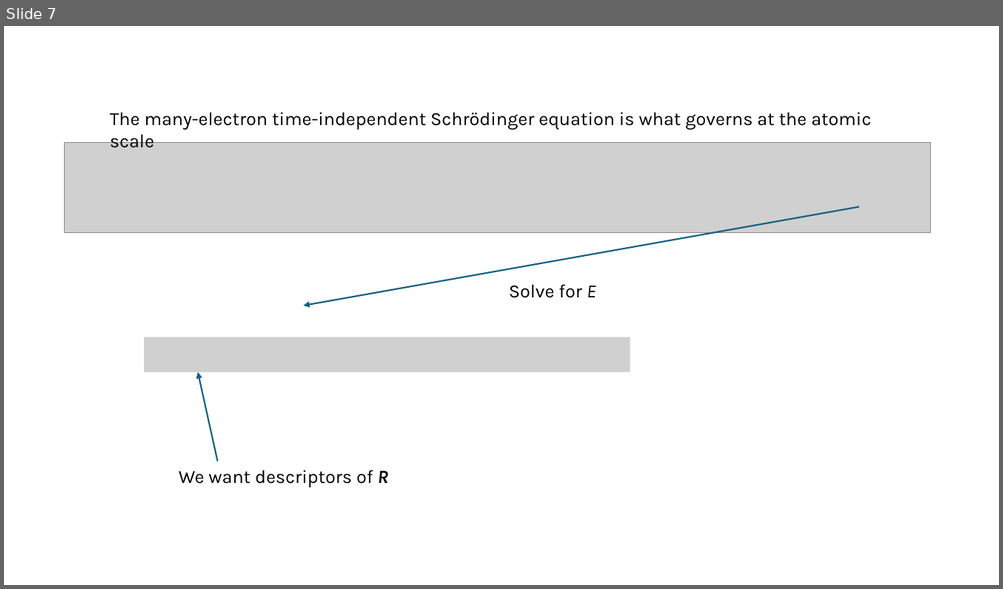
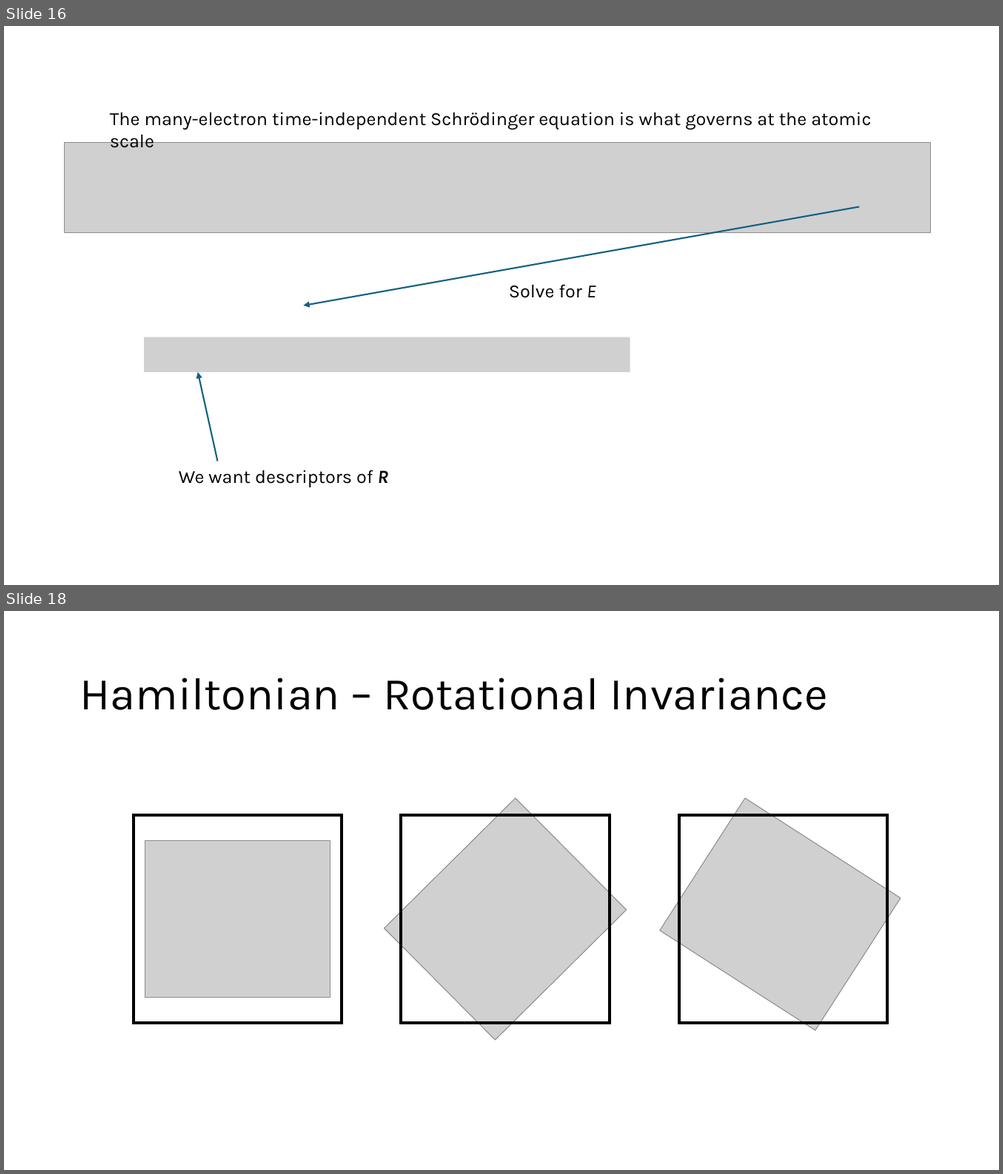
Before and after one commit to Mads-PeterVC/imlms, a slide deck: lessons/lesson_5/lecture_5.pptx. Shown one above the other, each under a label of ours: slide 7 before the commit, slides 16 and 18 after it; the slides between them are not shown. The pictures are 1003x589 and 1003x1174 pixels, drawn with LibreOffice and Linux fonts; fonts in the diff are those of the drawing; grey boxes stand for pictures. Boxes give left, top, right and bottom in pixels: in the first picture for what was removed or moved away, otherwise in the second. Text is boxed around its words. In the diff, an @@ line names an element or a change of style, - is before the commit and + after.

```diff
--- a/lessons/lesson_5/lecture_5.pptx
+++ b/lessons/lesson_5/lecture_5.pptx
@@ slide 18 added at box(4, 611, 999, 1170), background #FFFFFF @@
@@ title added at box(79, 678, 828, 710), 44 pt, text #000000 @@
+Hamiltonian – Rotational Invariance
@@ picture added at box(384, 798, 626, 1040) @@
@@ picture added at box(660, 798, 900, 1031) @@
@@ rectangle added at box(133, 815, 341, 1024), outline #000000 3 pt @@
@@ rectangle added at box(401, 815, 609, 1024), outline #000000 3 pt @@
@@ rectangle added at box(679, 815, 888, 1024), outline #000000 3 pt @@
@@ picture added at box(145, 841, 330, 998) @@
@@ what was slide 7 is now slide 16 @@
```
Also in this commit, not shown: 12 other slides added, 3 other files.
